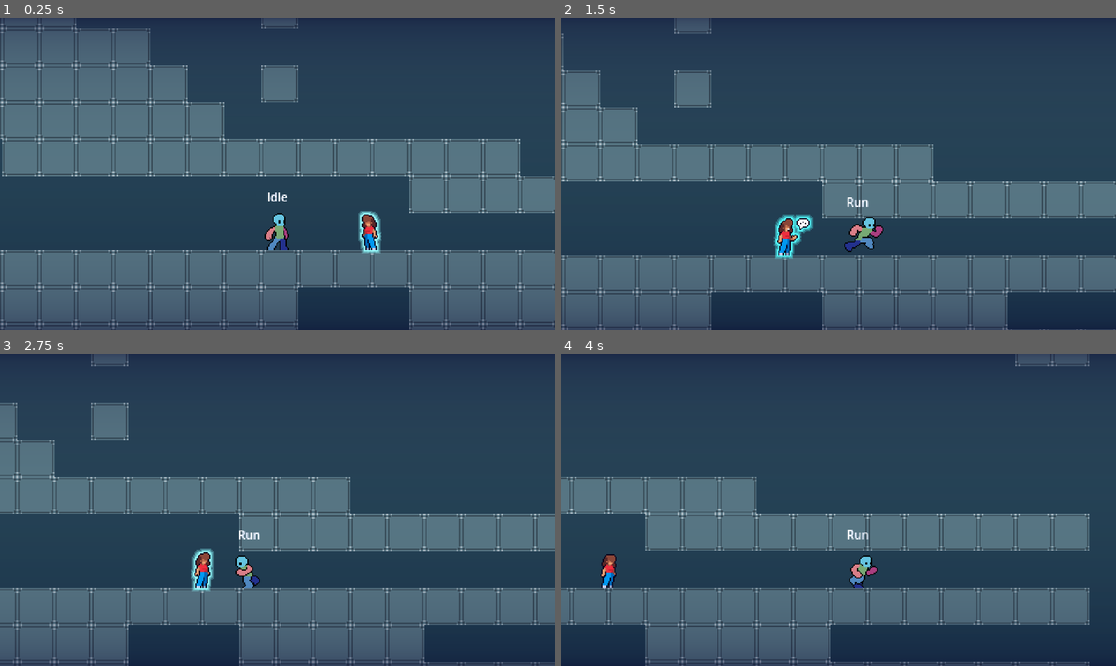
Above: before the commit, frames 1-4 (two rows, left to right).
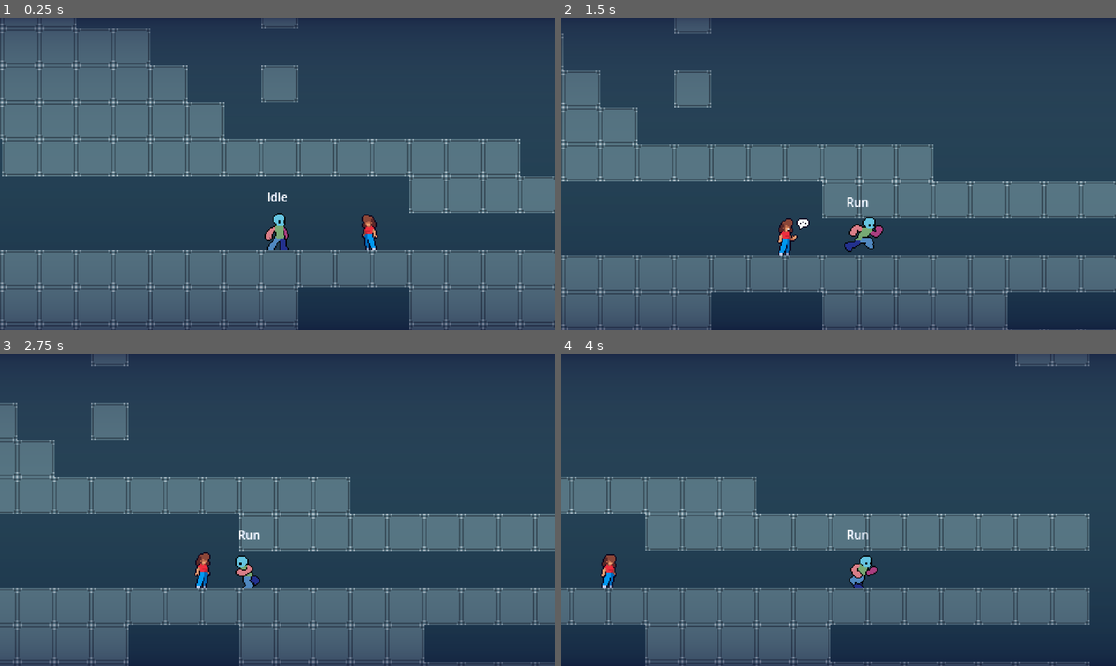
Above: after the commit, the same moments.

Repository: TianJunShi1/harry-forge
Game: Godot game, scene res://main.tscn
Two runs of this game, one before a commit and one after it. Both use one fixed random seed, a clock stepped at 60 frames per second and the inputs below.
Inputs (mouse positions are in pixels of both pictures, inside the frame that each line leads up to):
- Up to frame 1 (0.25 s): no input
- Up to frame 2 (1.5 s): move the mouse to (960, 158) at 0.52 s; hold D (right) from 0.53 s (still down); tap E (action) at 0.6 s; tap Space (jump) at 0.77 s; move the mouse to (727, 189) at 1.27 s; tap Shift (run) at 1.35 s
- Up to frame 3 (2.75 s): tap Space (jump) at 1.52 s; move the mouse to (333, 441) at 2.02 s; release D (right) at 2.03 s; hold A (left) from 2.03 s (still down); tap E (action) at 2.1 s
- Up to frame 4 (4 s): move the mouse to (810, 572) at 2.77 s; release A (left) at 2.78 s; hold D (right) from 2.78 s (still down); tap Shift (run) at 2.85 s; tap Space (jump) at 3.02, 3.77 s; move the mouse to (1005, 556) at 3.52 s; tap E (action) at 3.6 s

The runs differ from the first frame. In frame 1, 0.3% of the frame differs, in the area x 64-69%, y 61-76%; in frame 2, 0.4%, in the area x 38-46%, y 63-78%; in frame 3, 0.3%; in frame 4, nothing differs.

Commit message:
fix(npc): 单像素静态描边，独立节点 z=-1 渲染在地砖下层
- shader 简化为 1px 扩展轮廓，去掉多半径和脉冲动画
- 独立 AnimatedSprite2D 子节点承载描边（z_as_relative=false, z_index=-1）
- 主 sprite 覆盖内部，只露 1px 边缘；tiles 在 z=0 自然遮挡描边

https://claude.ai/code/session_01Nep7k7bm9abyPcpCngC5Ws

Diff:
--- a/Npc/npc_sample.gd
+++ b/Npc/npc_sample.gd
@@ -2,9 +2,7 @@
 
 ## wait 动画随机触发间隔范围（秒）
 @export var idle_variation_interval: Vector2 = Vector2(6.0, 14.0)
-@export var outline_color: Color = Color(0.25, 0.85, 1.0, 1.0)
-@export var glow_intensity: float = 1.8
-@export var pulse_speed: float = 2.5
+@export var outline_color: Color = Color(1.0, 1.0, 1.0, 1.0)
 
 @onready var _anim: AnimatedSprite2D = $AnimatedSprite2D
 @onready var _zone: Area2D = $DetectionZone
@@ -12,13 +10,12 @@
 var _player: Player = null
 var _is_talking: bool = false
 var _variation_timer: float = 0.0
-var _outline_mat: ShaderMaterial
+var _outline_node: AnimatedSprite2D
 
 
 func _ready() -> void:
 	_zone.body_entered.connect(_on_body_entered)
 	_zone.body_exited.connect(_on_body_exited)
-	# animation_looped：循环动画每完成一次循环时触发（loop=true 时有效）
 	_anim.animation_looped.connect(_on_animation_looped)
 	_anim.play(&"idle")
 	_reset_variation_timer()
@@ -34,15 +31,19 @@
 			if not _is_talking:
 				_reset_variation_timer()
 
-	# wait 变化动画仅在 idle 状态下计时触发
 	if _anim.animation == &"idle":
 		_variation_timer -= delta
 		if _variation_timer <= 0.0:
 			_anim.play(&"wait")
 
+	# 同步描边节点的帧和朝向
+	if _outline_node and _outline_node.visible:
+		_outline_node.animation = _anim.animation
+		_outline_node.frame = _anim.frame
+		_outline_node.flip_h = _anim.flip_h
+
 
 func _on_animation_looped() -> void:
-	# wait 播完一次完整循环后回到 idle
 	if _anim.animation == &"wait":
 		_anim.play(&"idle")
 		_reset_variation_timer()
@@ -71,15 +72,21 @@
 
 
 func _setup_outline() -> void:
-	_outline_mat = ShaderMaterial.new()
-	_outline_mat.shader = load("res://Npc/shaders/npc_outline.gdshader")
-	_outline_mat.set_shader_parameter(&"outline_enabled", false)
-	_outline_mat.set_shader_parameter(&"outline_color", outline_color)
-	_outline_mat.set_shader_parameter(&"glow_intensity", glow_intensity)
-	_outline_mat.set_shader_parameter(&"pulse_speed", pulse_speed)
-	_anim.material = _outline_mat
+	var mat := ShaderMaterial.new()
+	mat.shader = load("res://Npc/shaders/npc_outline.gdshader")
+	mat.set_shader_parameter(&"outline_color", outline_color)
+
+	_outline_node = AnimatedSprite2D.new()
+	_outline_node.sprite_frames = _anim.sprite_frames
+	_outline_node.position = _anim.position
+	_outline_node.material = mat
+	# 绝对 z_index -1：渲染在 TileMapLayer（z=0）之下，tiles 会自然遮挡描边
+	_outline_node.z_as_relative = false
+	_outline_node.z_index = -1
+	_outline_node.visible = false
+	add_child(_outline_node)
 
 
 func _set_outline(enabled: bool) -> void:
-	if _outline_mat:
-		_outline_mat.set_shader_parameter(&"outline_enabled", enabled)
+	if _outline_node:
+		_outline_node.visible = enabled
--- a/Npc/shaders/npc_outline.gdshader
+++ b/Npc/shaders/npc_outline.gdshader
@@ -1,66 +1,20 @@
 shader_type canvas_item;
 
-uniform bool outline_enabled = false;
-uniform vec4 outline_color : source_color = vec4(0.25, 0.85, 1.0, 1.0);
-uniform float glow_intensity : hint_range(0.0, 3.0) = 1.8;
-uniform float pulse_speed : hint_range(0.0, 8.0) = 2.5;
+uniform vec4 outline_color : source_color = vec4(1.0, 1.0, 1.0, 1.0);
 
 void fragment() {
-	vec4 base = texture(TEXTURE, UV);
+	vec2 px = TEXTURE_PIXEL_SIZE;
 
-	if (outline_enabled && base.a < 0.05) {
-		vec2 px = TEXTURE_PIXEL_SIZE;
+	// 将 sprite 轮廓向外扩 1px：对当前像素及 8 方向邻居取最大 alpha
+	float a = texture(TEXTURE, UV).a;
+	a = max(a, texture(TEXTURE, UV + vec2( px.x,  0.0)).a);
+	a = max(a, texture(TEXTURE, UV + vec2(-px.x,  0.0)).a);
+	a = max(a, texture(TEXTURE, UV + vec2( 0.0,   px.y)).a);
+	a = max(a, texture(TEXTURE, UV + vec2( 0.0,  -px.y)).a);
+	a = max(a, texture(TEXTURE, UV + vec2( px.x,  px.y)).a);
+	a = max(a, texture(TEXTURE, UV + vec2(-px.x,  px.y)).a);
+	a = max(a, texture(TEXTURE, UV + vec2( px.x, -px.y)).a);
+	a = max(a, texture(TEXTURE, UV + vec2(-px.x, -px.y)).a);
 
-		vec2 d0 = vec2( px.x,  0.0);
-		vec2 d1 = vec2(-px.x,  0.0);
-		vec2 d2 = vec2( 0.0,   px.y);
-		vec2 d3 = vec2( 0.0,  -px.y);
-		vec2 d4 = vec2( px.x,  px.y);
-		vec2 d5 = vec2(-px.x,  px.y);
-		vec2 d6 = vec2( px.x, -px.y);
-		vec2 d7 = vec2(-px.x, -px.y);
-
-		// r=1：硬边描边
-		float a1 = 0.0;
-		a1 = max(a1, texture(TEXTURE, UV + d0).a);
-		a1 = max(a1, texture(TEXTURE, UV + d1).a);
-		a1 = max(a1, texture(TEXTURE, UV + d2).a);
-		a1 = max(a1, texture(TEXTURE, UV + d3).a);
-		a1 = max(a1, texture(TEXTURE, UV + d4).a);
-		a1 = max(a1, texture(TEXTURE, UV + d5).a);
-		a1 = max(a1, texture(TEXTURE, UV + d6).a);
-		a1 = max(a1, texture(TEXTURE, UV + d7).a);
-
-		// r=2：中层辉光
-		float a2 = 0.0;
-		a2 = max(a2, texture(TEXTURE, UV + d0 * 2.0).a);
-		a2 = max(a2, texture(TEXTURE, UV + d1 * 2.0).a);
-		a2 = max(a2, texture(TEXTURE, UV + d2 * 2.0).a);
-		a2 = max(a2, texture(TEXTURE, UV + d3 * 2.0).a);
-		a2 = max(a2, texture(TEXTURE, UV + d4 * 2.0).a);
-		a2 = max(a2, texture(TEXTURE, UV + d5 * 2.0).a);
-		a2 = max(a2, texture(TEXTURE, UV + d6 * 2.0).a);
-		a2 = max(a2, texture(TEXTURE, UV + d7 * 2.0).a);
-
-		// r=3：外层淡晕
-		float a3 = 0.0;
-		a3 = max(a3, texture(TEXTURE, UV + d0 * 3.0).a);
-		a3 = max(a3, texture(TEXTURE, UV + d1 * 3.0).a);
-		a3 = max(a3, texture(TEXTURE, UV + d2 * 3.0).a);
-		a3 = max(a3, texture(TEXTURE, UV + d3 * 3.0).a);
-		a3 = max(a3, texture(TEXTURE, UV + d4 * 3.0).a);
-		a3 = max(a3, texture(TEXTURE, UV + d5 * 3.0).a);
-		a3 = max(a3, texture(TEXTURE, UV + d6 * 3.0).a);
-		a3 = max(a3, texture(TEXTURE, UV + d7 * 3.0).a);
-
-		// 三层叠加：内圈实心 + 中层半透 + 外层淡晕
-		float glow_a = clamp(a1 * 1.0 + (a2 - a1) * 0.55 + (a3 - a2) * 0.25, 0.0, 1.0);
-
-		float pulse = sin(TIME * pulse_speed) * 0.5 + 0.5;
-		float brightness = 1.0 + pulse * glow_intensity;
-
-		COLOR = vec4(outline_color.rgb * brightness, glow_a * outline_color.a);
-	} else {
-		COLOR = base;
-	}
+	COLOR = vec4(outline_color.rgb, a * outline_color.a);
 }
